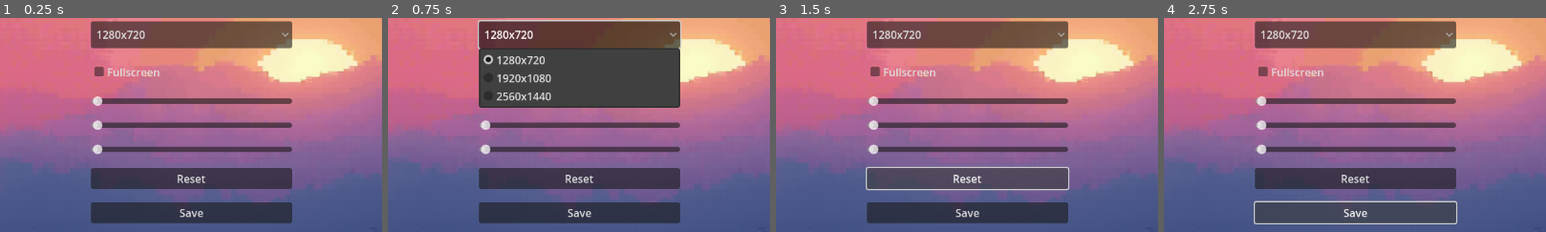
Above: before the commit, frames 1-4 (left to right).
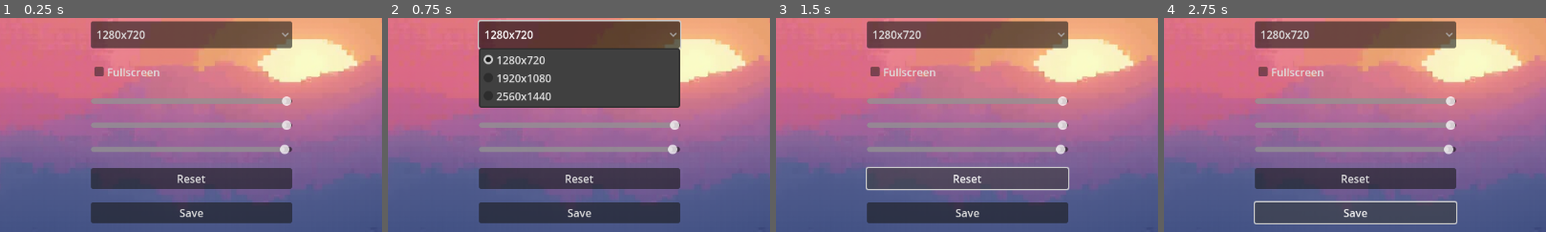
Above: after the commit, the same moments.

Repository: Ruarhid/GODOT_P
Game: Godot game, scene res://scenes/ui/options_menu.tscn
The game is run twice, just before and just after one commit, with the same random seed, the same clock (stepped at 60 frames per second) and the same inputs. This scene is started directly instead of the project's main scene.
Inputs:
- Up to frame 1 (0.25 s): no input
- Up to frame 2 (0.75 s): click "1280x720" at 0.5 s
- Up to frame 3 (1.5 s): click "Reset" at 1.25 s
- Up to frame 4 (2.75 s): click "Save" at 2 s
The pictures show only the part of the screen within x 27-77%, y 31-81%; the shares and areas given below are measured in that part.

The runs differ from the first frame. In frame 1, 4.1% of the frame differs, in the area x 24-77%, y 36-64%; in frame 2, 2.7%; in frame 3, 4.1%; in frame 4, 4.1%.

Commit message:
звук

Diff:
--- a/scenes/ui/main_menu.tscn
+++ b/scenes/ui/main_menu.tscn
@@ -107,3 +107,4 @@
 
 [node name="AudioStreamPlayer" type="AudioStreamPlayer" parent="."]
 stream = ExtResource("3_1g8jr")
+autoplay = true
--- a/scenes/ui/options_menu.tscn
+++ b/scenes/ui/options_menu.tscn
@@ -58,14 +58,20 @@
 [node name="MasterVolume" type="HSlider" parent="MarginContainer/VBoxContainer"]
 unique_name_in_owner = true
 layout_mode = 2
+max_value = 1.0
+step = 0.01
 
 [node name="MusicVolume" type="HSlider" parent="MarginContainer/VBoxContainer"]
 unique_name_in_owner = true
 layout_mode = 2
+max_value = 1.0
+step = 0.01
 
 [node name="SFXVolume" type="HSlider" parent="MarginContainer/VBoxContainer"]
 unique_name_in_owner = true
 layout_mode = 2
+max_value = 1.0
+page = 0.01
 
 [node name="ResetButton" type="Button" parent="MarginContainer/VBoxContainer"]
 unique_name_in_owner = true
